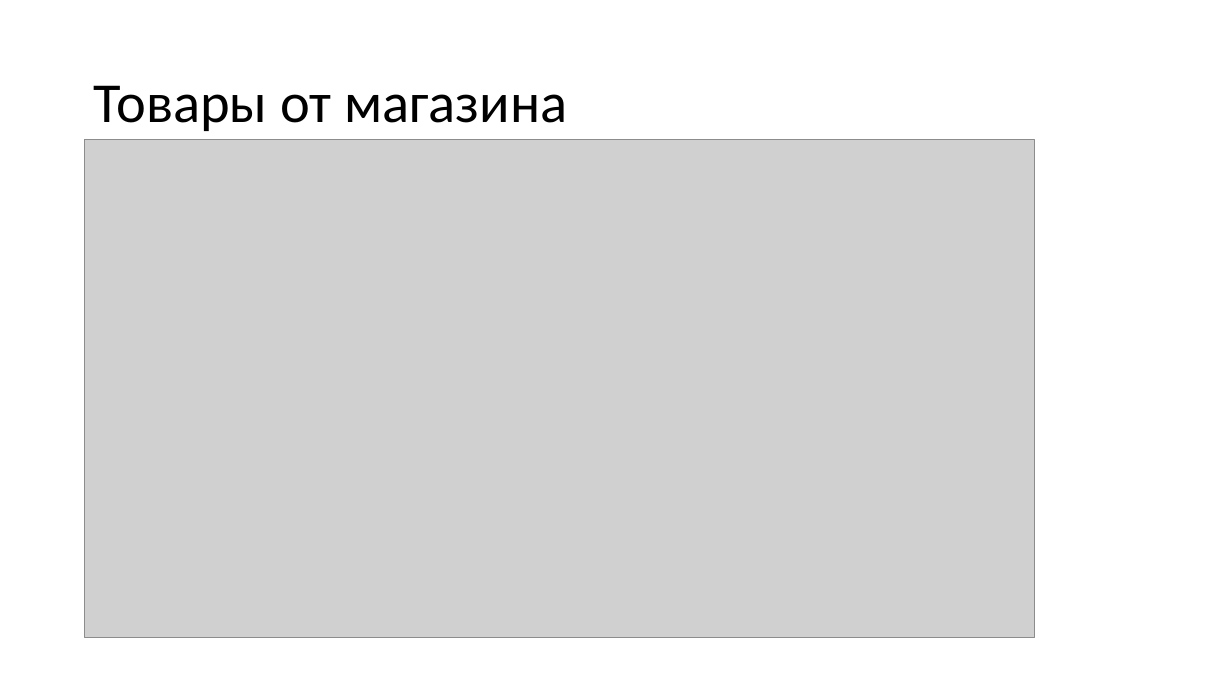
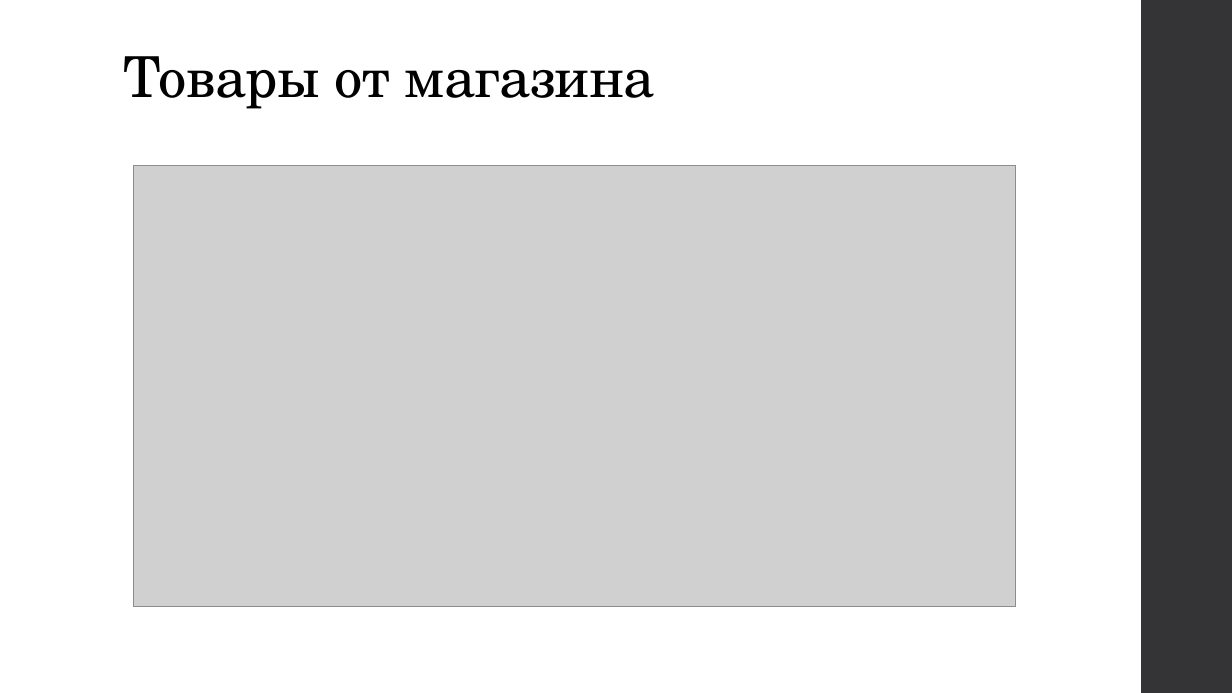
Before and after one commit to akerusan-s/flask-project, a slide deck: slide 10 of Презентация.pptx (slide 6 before the commit). Drawn at 1232x693 pixels with LibreOffice and Linux fonts; fonts in the diff are those of the drawing; grey boxes stand for pictures. Boxes give left, top, right and bottom in pixels: in the first picture for what was removed or moved away, otherwise in the second. Text is boxed around its words. In the diff, an @@ line names an element or a change of style, - is before the commit and + after.

```diff
--- a/Презентация.pptx
+++ b/Презентация.pptx
@@ title "Товары от магазина" moved from (x1=94, y1=85, x2=567, y2=131) to (x1=123, y1=56, x2=656, y2=109) @@
@@ title "Товары от магазина" at (x1=123, y1=56, x2=656, y2=109): font Calibri to TeX Gyre Schola, letter spacing 0 to -0.5 pt; vertical alignment middle to bottom @@
@@ rectangle added at (x1=1141, y1=0, x2=1232, y2=693), fill #353537 @@
@@ picture resized from (x1=85, y1=140, x2=1035, y2=638) to (x1=134, y1=165, x2=1016, y2=607) @@
```
Also in this commit, not shown: 7 other slides changed, 7 slides added, 1 slide removed, 1 other file.
